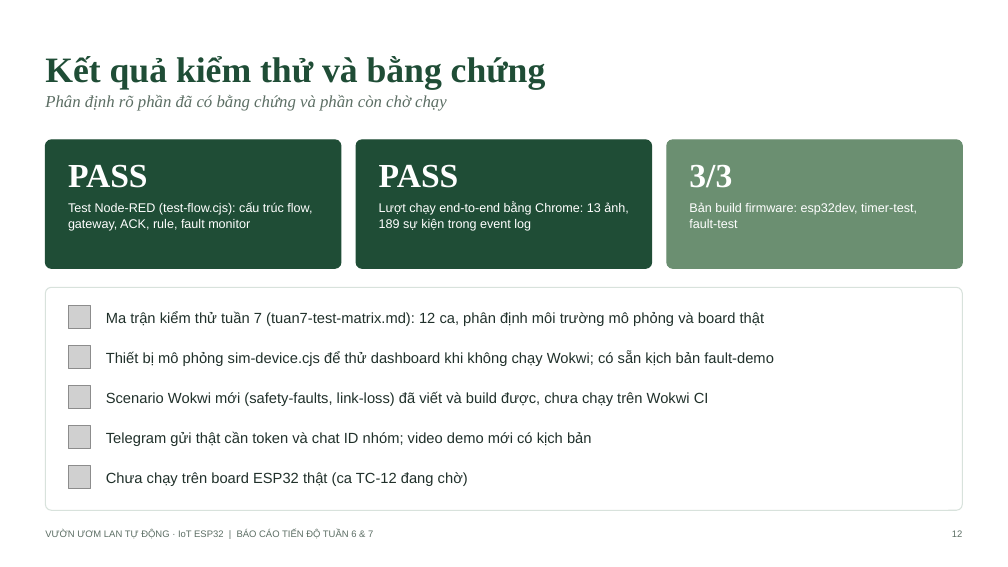
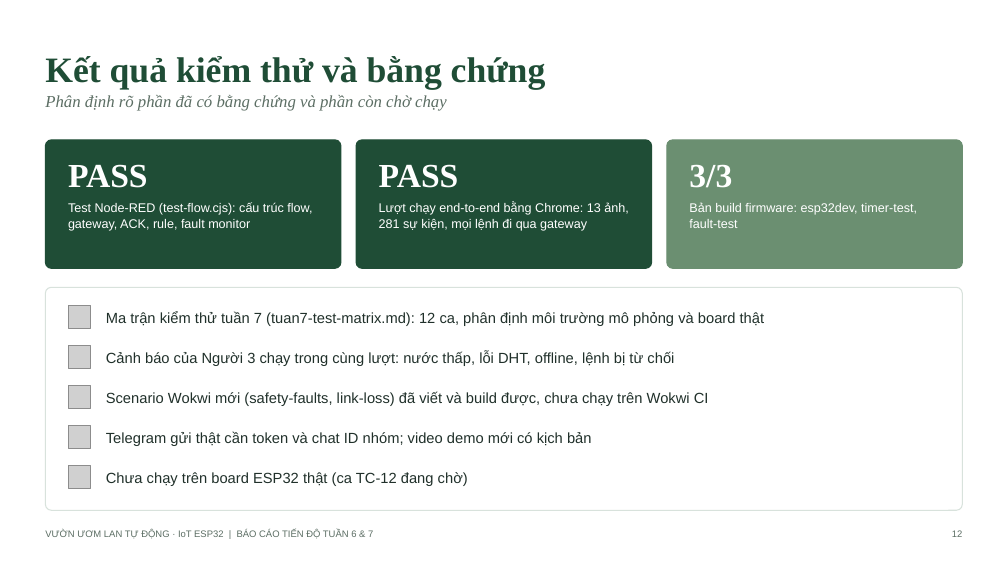
Before and after one commit to Khoa-Tr/orhid-software, a slide deck: slide 12 of docs/bao-cao-tuan-6-7.pptx. Drawn at 1008x567 pixels with LibreOffice and Linux fonts; fonts in the diff are those of the drawing; grey boxes stand for pictures. Boxes give left, top, right and bottom in pixels: in the first picture for what was removed or moved away, otherwise in the second. Text is boxed around its words. In the diff, an @@ line names an element or a change of style, - is before the commit and + after.

```diff
--- a/docs/bao-cao-tuan-6-7.pptx
+++ b/docs/bao-cao-tuan-6-7.pptx
@@ text at (379,203,628,231): text changed @@
-Lượt chạy end-to-end bằng Chrome: 13 ảnh, 189 sự kiện trong event log
+Lượt chạy end-to-end bằng Chrome: 13 ảnh, 281 sự kiện, mọi lệnh đi qua gateway
@@ text at (106,351,674,366): text changed @@
-Thiết bị mô phỏng sim-device.cjs để thử dashboard khi không chạy Wokwi; có sẵn kịch bản fault-demo
+Cảnh báo của Người 3 chạy trong cùng lượt: nước thấp, lỗi DHT, offline, lệnh bị từ chối
```
Also in this commit, not shown: 5 other slides changed, 21 other files.
